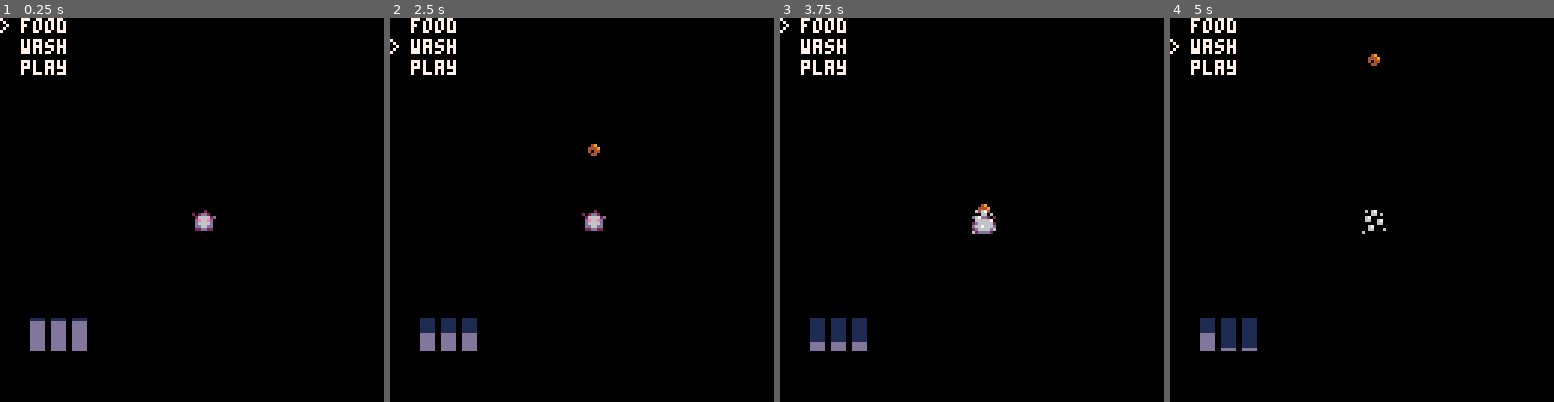
Above: before the commit, frames 1-4 (left to right).
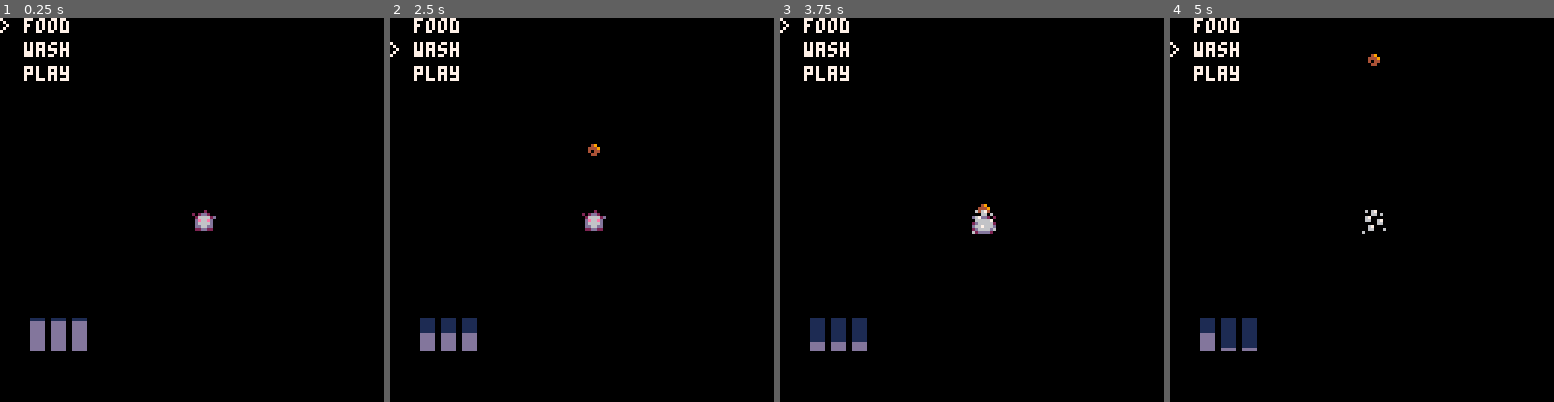
Above: after the commit, the same moments.

Repository: cbilladeau/tama
Game: PICO-8 cartridge tama.p8
Two runs of this game, one before a commit and one after it. Both use one fixed random seed, a clock stepped at 60 frames per second and the inputs below.
Inputs:
- Up to frame 1 (0.25 s): no input
- Up to frame 2 (2.5 s): tap O (Z key) at 0.33, 0.7, 1.43, 2.22 s; hold Down from 2.42 s (still down)
- Up to frame 3 (3.75 s): release Down at 2.82 s; tap O (Z key) at 3.1 s; hold Up from 3.58 s (still down)
- Up to frame 4 (5 s): tap O (Z key) at 3.98, 4.87 s; release Up at 4.08 s; hold Down from 4.58 s (still down)

The runs differ from the first frame. In frame 1, 1.1% of the frame differs, in the area x 5-18%, y 0-17%; in frame 2, 1.2%, in the area x 0-18%, y 0-17%; in frame 3, 1.1%; in frame 4, 1.2%.

Commit message:
thinkin bout states

Diff:
--- a/tama.p8
+++ b/tama.p8
@@ -6,6 +6,41 @@
 -- https://cbilladeau.github.io/tama
 -->8
 -- the loop
+-- function _init()
+-- 	game_init(x) -- menu,play,gameover
+-- 	tama_init(x) -- egg,baby,teen,adult,dead
+-- end
+
+-- if game_init(0) then -- menu
+-- 	menu_init()
+-- else if game_init(1) then
+-- 	play_init()
+-- else
+-- 	gameover_init()
+-- end
+
+-- if tama_init(0) then
+-- 	egg_init()
+-- else if tama_init(1) then
+-- 	baby_init()
+-- else if tama_init(2) then
+-- 	teen_init()
+-- else if tama_init(3) then
+-- 	adult_init()
+-- else
+-- 	dead_init()
+-- end
+
+-- function _update()
+-- 	game_update(x) -- gui,stats,actions
+-- 	tama_update(x) -- tama obj
+-- end
+
+-- function _draw()
+-- 	gane_draw(x)
+-- 	tama_draw(x) --x for state
+-- end
+
 function _init()
 	tama_init()
 	ui_init()
@@ -70,6 +105,7 @@
 	tama={}
 	tama.sprt=1
 	tama.tmr=0
+	tama.state=0 -- 0=egg,1=baby,2=teen,3=adult
 	tama.dead=false
 end
 
@@ -89,8 +125,8 @@
 function tama_draw()
 	if not tama.dead then
 		spr(tama.sprt,64,64)
-	-- else
-	-- 	state_dead()
+	else
+		tama.dead=true
 	end
 end
 -->8
@@ -98,7 +134,7 @@
 function ui_init()
 	ui={}
 	ui.y=0
-	ui.dy=7
+	ui.dy=8
 end
 
 function stats_init()
@@ -110,7 +146,7 @@
 end
 
 function ui_update()
-	if btnp(3) and ui.y<14 then
+	if btnp(3) and ui.y<16 then
 		ui.y+=ui.dy
 	end
 	if btnp(2) and ui.y>0 then
@@ -119,10 +155,10 @@
 	if btnp(4) and ui.y==0 then
 		food.doing=true
 	end
-	if btnp(4) and ui.y==7 then
+	if btnp(4) and ui.y==8 then
 		wash.doing=true
 	end
-	if btnp(4) and ui.y==14 then
+	if btnp(4) and ui.y==16 then
 		play.doing=true
 	end
 end
@@ -152,9 +188,9 @@
 end
 
 function ui_draw()
-	print('food',7,0,7)
-	print('wash',7,7,7)
-	print('play',7,14,7)
+	print('food',8,0,7)
+	print('wash',8,8,7)
+	print('play',8,16,7)
 	print('>',0,ui.y,7)
 end
 
